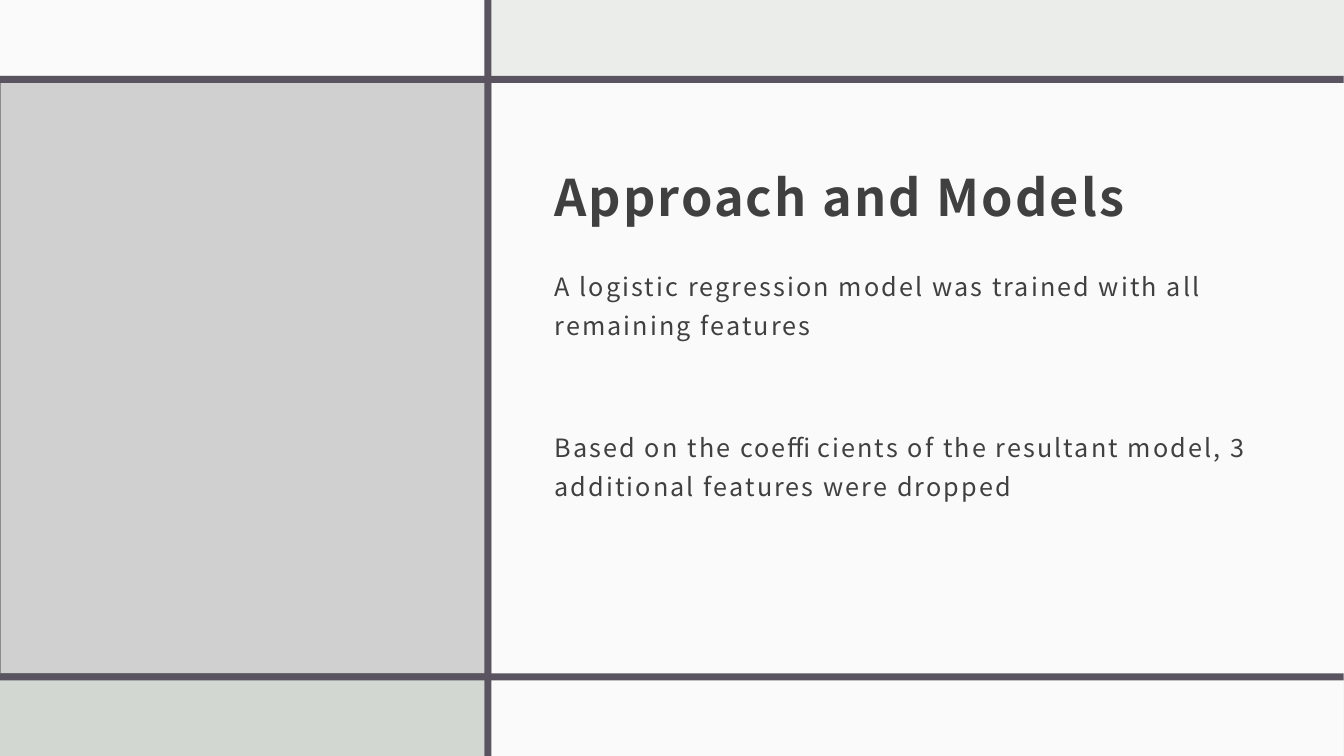
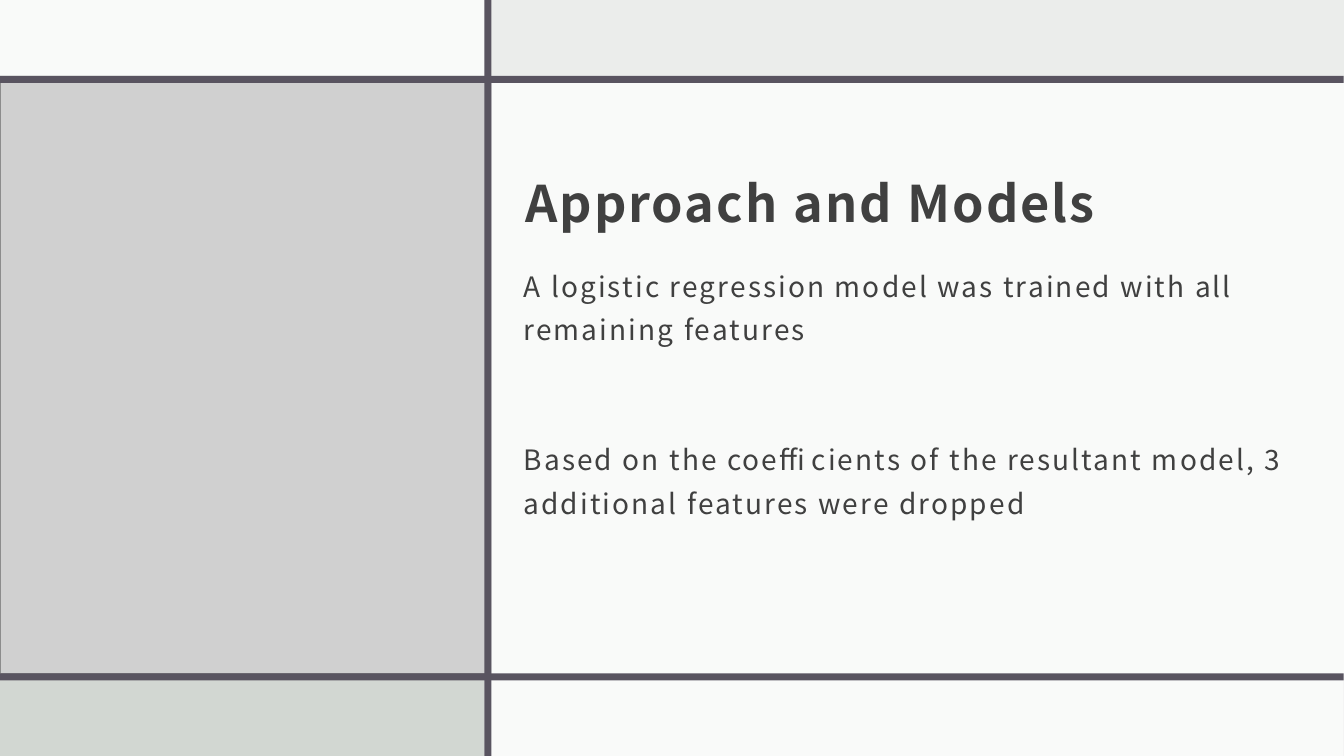
Before and after one commit to stevenlray/workplaceAttritionModeling, a slide deck: slide 7 of capstone2.pptx. Drawn at 1344x756 pixels with LibreOffice and Linux fonts; fonts in the diff are those of the drawing; grey boxes stand for pictures. Boxes give left, top, right and bottom in pixels: in the first picture for what was removed or moved away, otherwise in the second. Text is boxed around its words. In the diff, an @@ line names an element or a change of style, - is before the commit and + after.

```diff
--- a/capstone2.pptx
+++ b/capstone2.pptx
@@ title "Approach and Models": place and size @@
-title "Approach and Models" at bbox=[554, 175, 1124, 227]
+title "Approach and Models" at bbox=[525, 181, 1094, 233]
@@ text "A logistic regression model was ...": place and size @@
-text "A logistic regression model was ..." at bbox=[555, 276, 1244, 502]
+text "A logistic regression model was ..." at bbox=[524, 274, 1280, 521]
@@ text "A logistic regression model was ..." at bbox=[524, 274, 1280, 521]: size 18 to 20 pt @@
```
Also in this commit, not shown: 1 other slide changed.
